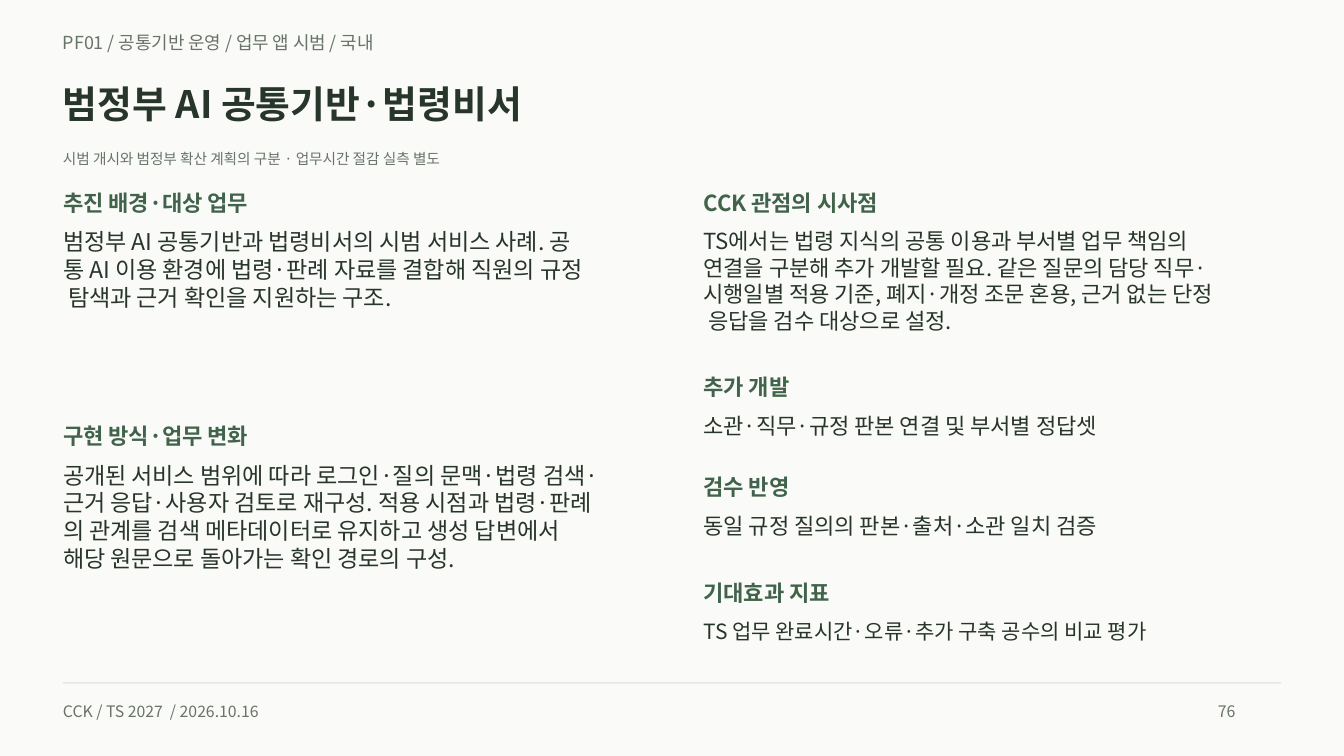
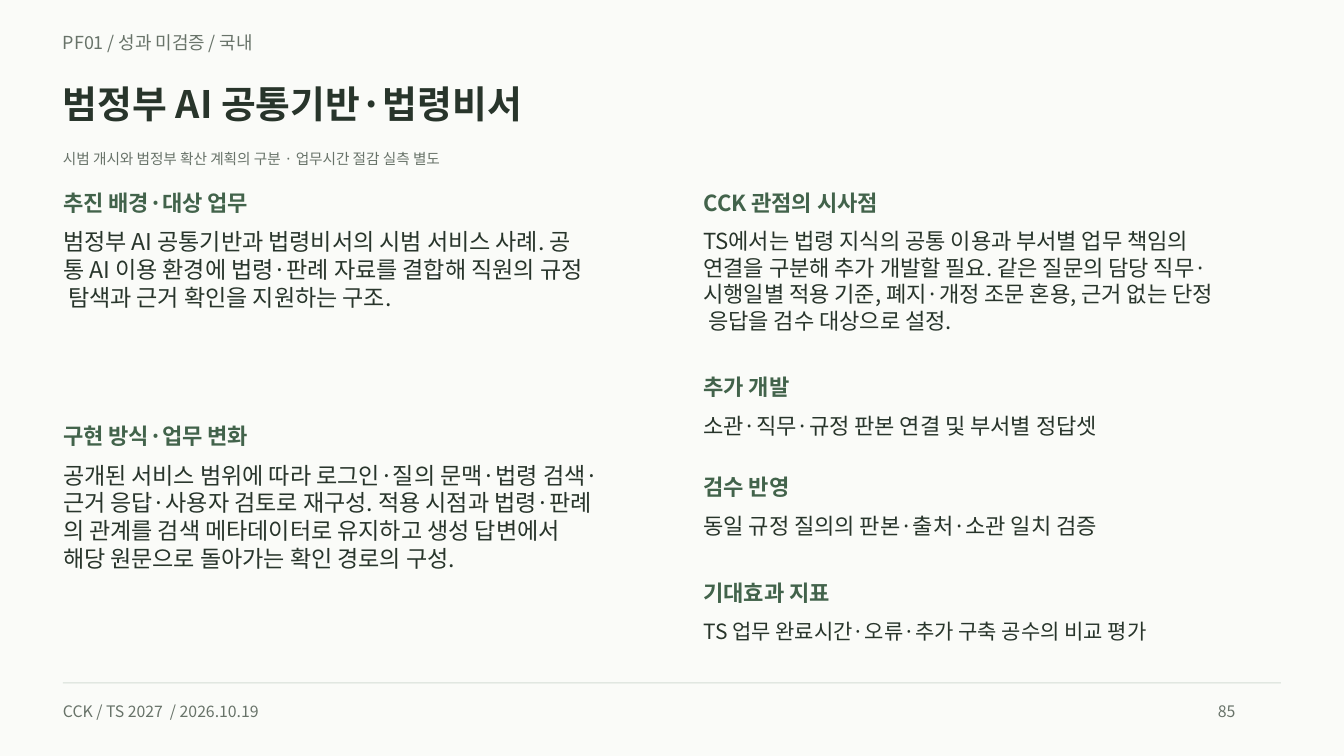
Before and after one commit to heen1987-ops/TS-business-Plan-001, a slide deck: slide 85 of public/downloads/ts-platform-casebook.pptx (slide 76 before the commit). Drawn at 1344x756 pixels with LibreOffice and Linux fonts; fonts in the diff are those of the drawing. Boxes give left, top, right and bottom in pixels: in the first picture for what was removed or moved away, otherwise in the second. Text is boxed around its words. In the diff, an @@ line names an element or a change of style, - is before the commit and + after.

```diff
--- a/public/downloads/ts-platform-casebook.pptx
+++ b/public/downloads/ts-platform-casebook.pptx
@@ text at bbox=[63, 34, 253, 51]: text changed @@
-PF01 / 공통기반 운영 / 업무 앱 시범 / 국내
+PF01 / 성과 미검증 / 국내
@@ text at bbox=[63, 705, 259, 717]: text changed @@
-CCK / TS 2027 / 2026.10.16
+CCK / TS 2027 / 2026.10.19
@@ text at bbox=[1218, 705, 1236, 717]: text changed @@
-76
+85
```
Also in this commit, not shown: 174 other slides changed, 31 slides added, 29 other files.
